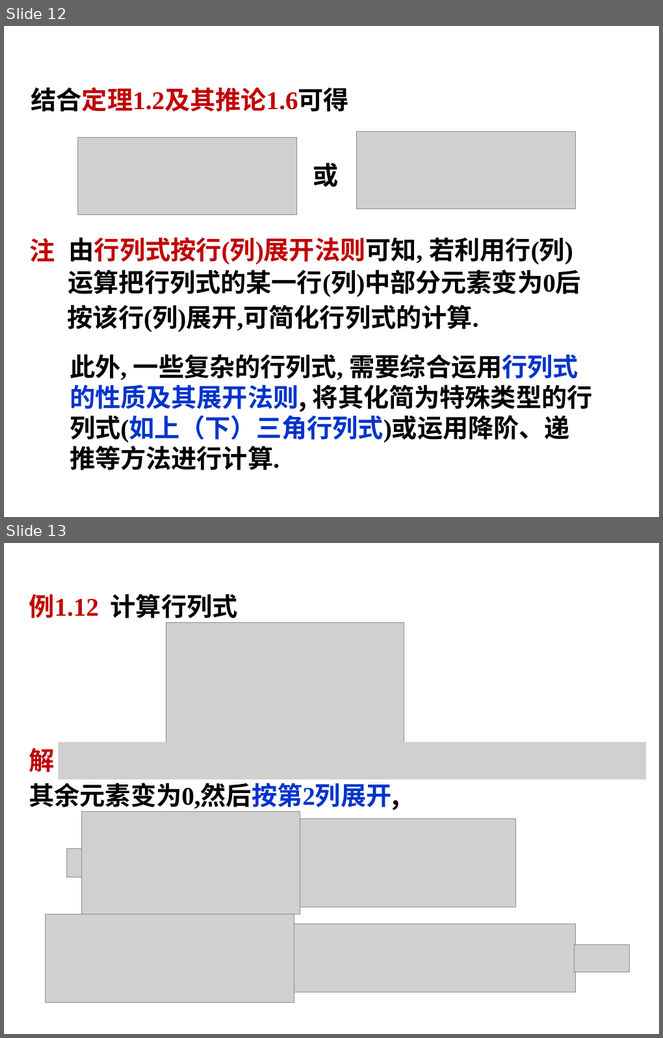
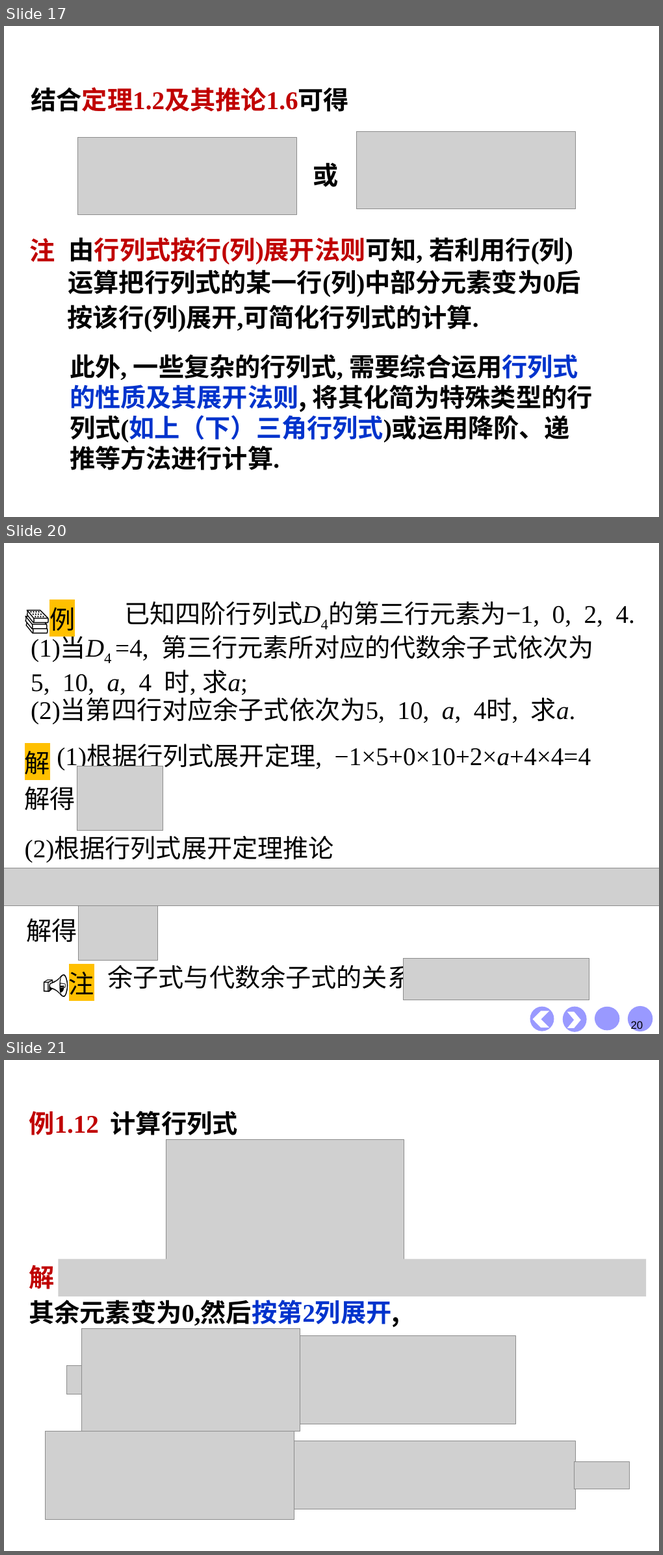
Before and after one commit to zeemeil/zeemeil.github.io, a slide deck: files/2025_2_LM/1010_0104.pptx. Shown one above the other, each under a label of ours: slides 12 and 13 before the commit, slides 17, 20 and 21 after it; the slides between them are not shown. The pictures are 663x1038 and 663x1555 pixels, drawn with LibreOffice and Linux fonts; fonts in the diff are those of the drawing; grey boxes stand for pictures; background and template pictures are left out. Boxes give left, top, right and bottom in pixels: in the first picture for what was removed or moved away, otherwise in the second. Text is boxed around its words. In the diff, an @@ line names an element or a change of style, - is before the commit and + after.

```diff
--- a/files/2025_2_LM/1010_0104.pptx
+++ b/files/2025_2_LM/1010_0104.pptx
@@ slide 20 added at (4,543,659,1034), background picture (left out) @@
@@ text added at (24,609,75,637), 28 pt, text #000000 @@
+📚例
@@ text added at (124,601,635,627), 28 pt, text #000000 @@
+已知四阶行列式D4的第三行元素为−1, 0, 2, 4.
@@ text added at (31,635,594,698), 28 pt, text #000000 @@
+(1)当D4 =4, 第三行元素所对应的代数余子式依次为
+5, 10, a, 4 时, 求a;
@@ text added at (31,698,575,724), 28 pt, text #000000 @@
+(2)当第四行对应余子式依次为5, 10, a, 4时, 求a.
@@ text added at (25,751,50,774), 28 pt, text #000000 @@
+解
@@ text added at (57,746,591,771), 28 pt, text #000000 @@
+(1)根据行列式展开定理, −1×5+0×10+2×a+4×4=4
@@ picture added at (77,767,163,832) @@
@@ text added at (25,787,76,811), 28 pt, text #000000 @@
+解得
@@ text added at (25,837,334,862), 28 pt, text #000000 @@
+(2)根据行列式展开定理推论
@@ picture added at (4,868,659,905) @@
@@ picture added at (79,895,158,960) @@
@@ text added at (27,919,77,943), 28 pt, text #000000 @@
+解得
@@ text added at (107,961,438,994), 28 pt, text #000000 @@
+余子式与代数余子式的关系：
@@ picture added at (404,958,590,1001) @@
@@ text added at (42,973,94,1002), 28 pt, text #000000 @@
+📢注
@@ ellipse added at (530,1007,555,1032), fill #9999FF @@
@@ ellipse added at (563,1007,587,1032), fill #9999FF @@
@@ ellipse added at (595,1007,620,1031), fill #9999FF @@
@@ ellipse added at (628,1006,653,1032), fill #9999FF @@
@@ chevron added at (532,1012,550,1029), fill #FFFFFF @@
@@ chevron added at (568,1012,581,1029), fill #FFFFFF @@
@@ page number added at (631,1021,644,1032), 12 pt, text #000000 @@
+20
@@ what was slide 12 is now slide 17 @@
@@ what was slide 13 is now slide 21 @@
```
Also in this commit, not shown: 3 slides changed, 14 other slides added, 7 other files.
